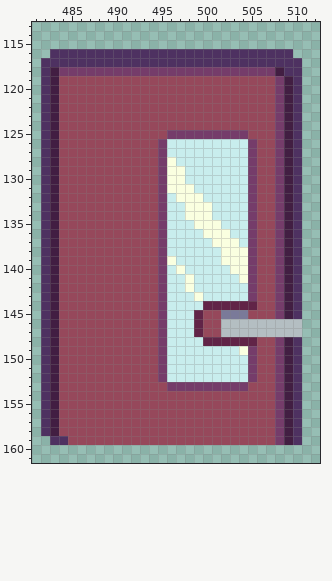
One commit to this pixel-art file: assets/gfx/world/World Tileset.aseprite. The picture above is the old version.
640x360 pixels, 1 frame. Shown: x 481..512, y 113..161. The commit also changed other parts of the picture, which this record leaves out.
Once edited:
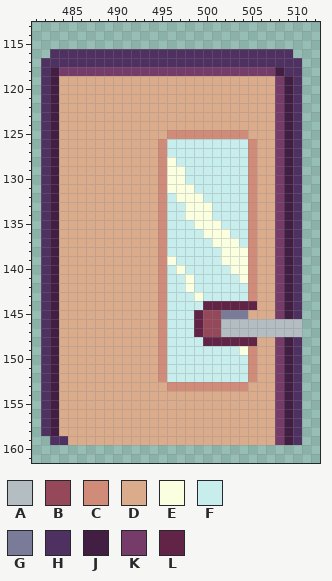
Palette (. is transparent): A #b4bec2  B #96485b  C #d18b79  D #dbac8c  E #faffe0  F #c8eded  G #7a7a99  H #4e3161  J #421e42  K #753c6a  L #612447
The edit:
--- layer "FG Tiles"
@@ x 481..512 @@
 118 .HJKKKKKKKKKKKKKKKKKKKKKKKKJHH..
-119 .HJBBBBBBBBBBBBBBBBBBBBBBBBKJH..
-120 .HJBBBBBBBBBBBBBBBBBBBBBBBBKJH..
-121 .HJBBBBBBBBBBBBBBBBBBBBBBBBKJH..
-122 .HJBBBBBBBBBBBBBBBBBBBBBBBBKJH..
-123 .HJBBBBBBBBBBBBBBBBBBBBBBBBKJH..
-124 .HJBBBBBBBBBBBBBBBBBBBBBBBBKJH..
-125 .HJBBBBBBBBBBBBKKKKKKKKKBBBKJH..
-126 .HJBBBBBBBBBBBKFFFFFFFFFKBBKJH..
-127 .HJBBBBBBBBBBBKFFFFFFFFFKBBKJH..
-128 .HJBBBBBBBBBBBKEFFFFFFFFKBBKJH..
-129 .HJBBBBBBBBBBBKEEFFFFFFFKBBKJH..
-130 .HJBBBBBBBBBBBKEEFFFFFFFKBBKJH..
-131 .HJBBBBBBBBBBBKEEEFFFFFFKBBKJH..
-132 .HJBBBBBBBBBBBKFEEEFFFFFKBBKJH..
-133 .HJBBBBBBBBBBBKFFEEEFFFFKBBKJH..
-134 .HJBBBBBBBBBBBKFFEEEFFFFKBBKJH..
-135 .HJBBBBBBBBBBBKFFFEEEFFFKBBKJH..
-136 .HJBBBBBBBBBBBKFFFFEEEFFKBBKJH..
-137 .HJBBBBBBBBBBBKFFFFFEEEFKBBKJH..
-138 .HJBBBBBBBBBBBKFFFFFFEEEKBBKJH..
-139 .HJBBBBBBBBBBBKEFFFFFEEEKBBKJH..
-140 .HJBBBBBBBBBBBKFEFFFFFEEKBBKJH..
-141 .HJBBBBBBBBBBBKFFEFFFFFEKBBKJH..
-142 .HJBBBBBBBBBBBKFFEFFFFFFKBBKJH..
-143 .HJBBBBBBBBBBBKFFFEFFFFFKBBKJH..
-144 .HJBBBBBBBBBBBKFFFFLLLLLLBBKJH..
-145 .HJBBBBBBBBBBBKFFFLBBGGGBBBKJH..
-146 .HJBBBBBBBBBBBKFFFLBBAAAAAAAAA..
-147 .HJBBBBBBBBBBBKFFFLBBAAAAAAAAA..
-148 .HJBBBBBBBBBBBKFFFFLLLLLLBBKJH..
-149 .HJBBBBBBBBBBBKFFFFFFFFEKBBKJH..
-150 .HJBBBBBBBBBBBKFFFFFFFFFKBBKJH..
-151 .HJBBBBBBBBBBBKFFFFFFFFFKBBKJH..
-152 .HJBBBBBBBBBBBKFFFFFFFFFKBBKJH..
-153 .HJBBBBBBBBBBBBKKKKKKKKKBBBKJH..
-154 .HJBBBBBBBBBBBBBBBBBBBBBBBBKJH..
-155 .HJBBBBBBBBBBBBBBBBBBBBBBBBKJH..
-156 .HJBBBBBBBBBBBBBBBBBBBBBBBBKJH..
-157 .HJBBBBBBBBBBBBBBBBBBBBBBBBKJH..
-158 .HJBBBBBBBBBBBBBBBBBBBBBBBBKJH..
-159 ..HHBBBBBBBBBBBBBBBBBBBBBBBKJH..
+119 .HJDDDDDDDDDDDDDDDDDDDDDDDDKJH..
+120 .HJDDDDDDDDDDDDDDDDDDDDDDDDKJH..
+121 .HJDDDDDDDDDDDDDDDDDDDDDDDDKJH..
+122 .HJDDDDDDDDDDDDDDDDDDDDDDDDKJH..
+123 .HJDDDDDDDDDDDDDDDDDDDDDDDDKJH..
+124 .HJDDDDDDDDDDDDDDDDDDDDDDDDKJH..
+125 .HJDDDDDDDDDDDDCCCCCCCCCDDDKJH..
+126 .HJDDDDDDDDDDDCFFFFFFFFFCDDKJH..
+127 .HJDDDDDDDDDDDCFFFFFFFFFCDDKJH..
+128 .HJDDDDDDDDDDDCEFFFFFFFFCDDKJH..
+129 .HJDDDDDDDDDDDCEEFFFFFFFCDDKJH..
+130 .HJDDDDDDDDDDDCEEFFFFFFFCDDKJH..
+131 .HJDDDDDDDDDDDCEEEFFFFFFCDDKJH..
+132 .HJDDDDDDDDDDDCFEEEFFFFFCDDKJH..
+133 .HJDDDDDDDDDDDCFFEEEFFFFCDDKJH..
+134 .HJDDDDDDDDDDDCFFEEEFFFFCDDKJH..
+135 .HJDDDDDDDDDDDCFFFEEEFFFCDDKJH..
+136 .HJDDDDDDDDDDDCFFFFEEEFFCDDKJH..
+137 .HJDDDDDDDDDDDCFFFFFEEEFCDDKJH..
+138 .HJDDDDDDDDDDDCFFFFFFEEECDDKJH..
+139 .HJDDDDDDDDDDDCEFFFFFEEECDDKJH..
+140 .HJDDDDDDDDDDDCFEFFFFFEECDDKJH..
+141 .HJDDDDDDDDDDDCFFEFFFFFECDDKJH..
+142 .HJDDDDDDDDDDDCFFEFFFFFFCDDKJH..
+143 .HJDDDDDDDDDDDCFFFEFFFFFCDDKJH..
+144 .HJDDDDDDDDDDDCFFFFLLLLLLDDKJH..
+145 .HJDDDDDDDDDDDCFFFLBBGGGDDDKJH..
+146 .HJDDDDDDDDDDDCFFFLBBAAAAAAAAA..
+147 .HJDDDDDDDDDDDCFFFLBBAAAAAAAAA..
+148 .HJDDDDDDDDDDDCFFFFLLLLLLDDKJH..
+149 .HJDDDDDDDDDDDCFFFFFFFFECDDKJH..
+150 .HJDDDDDDDDDDDCFFFFFFFFFCDDKJH..
+151 .HJDDDDDDDDDDDCFFFFFFFFFCDDKJH..
+152 .HJDDDDDDDDDDDCFFFFFFFFFCDDKJH..
+153 .HJDDDDDDDDDDDDCCCCCCCCCDDDKJH..
+154 .HJDDDDDDDDDDDDDDDDDDDDDDDDKJH..
+155 .HJDDDDDDDDDDDDDDDDDDDDDDDDKJH..
+156 .HJDDDDDDDDDDDDDDDDDDDDDDDDKJH..
+157 .HJDDDDDDDDDDDDDDDDDDDDDDDDKJH..
+158 .HJDDDDDDDDDDDDDDDDDDDDDDDDKJH..
+159 ..HHDDDDDDDDDDDDDDDDDDDDDDDKJH..
 160 ................................
Where, in picture pixels (left, top, right, bottom), the same in both pictures:
changed: (59, 76, 275, 445)
